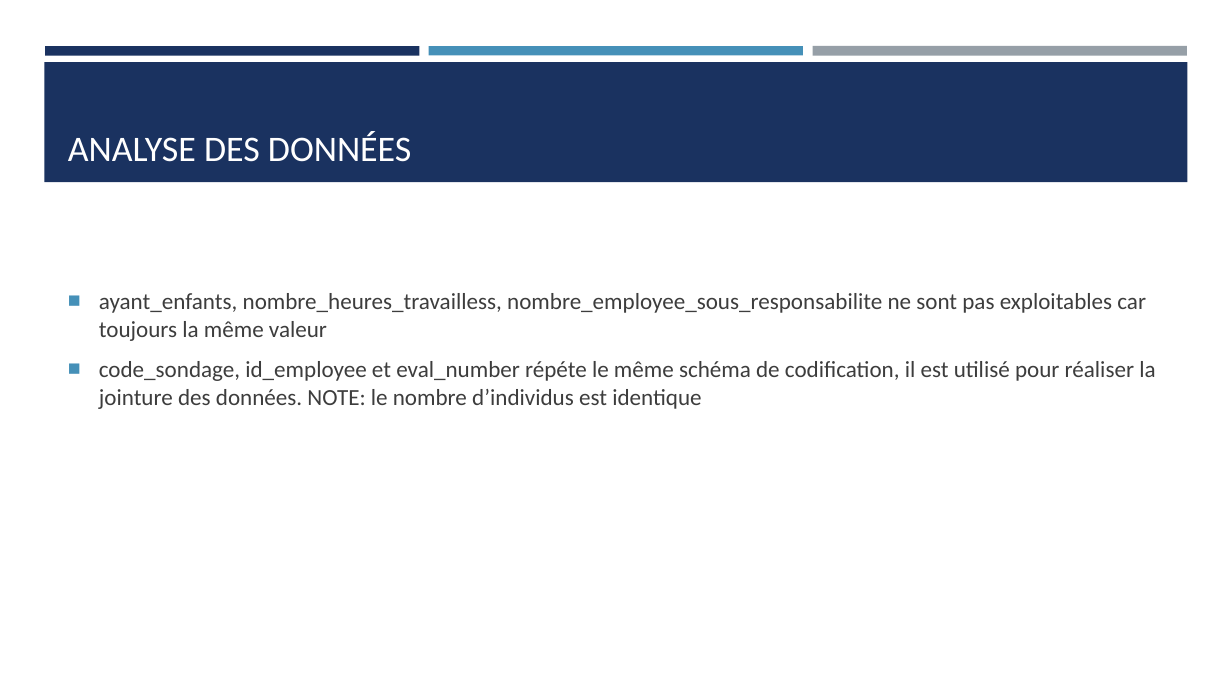
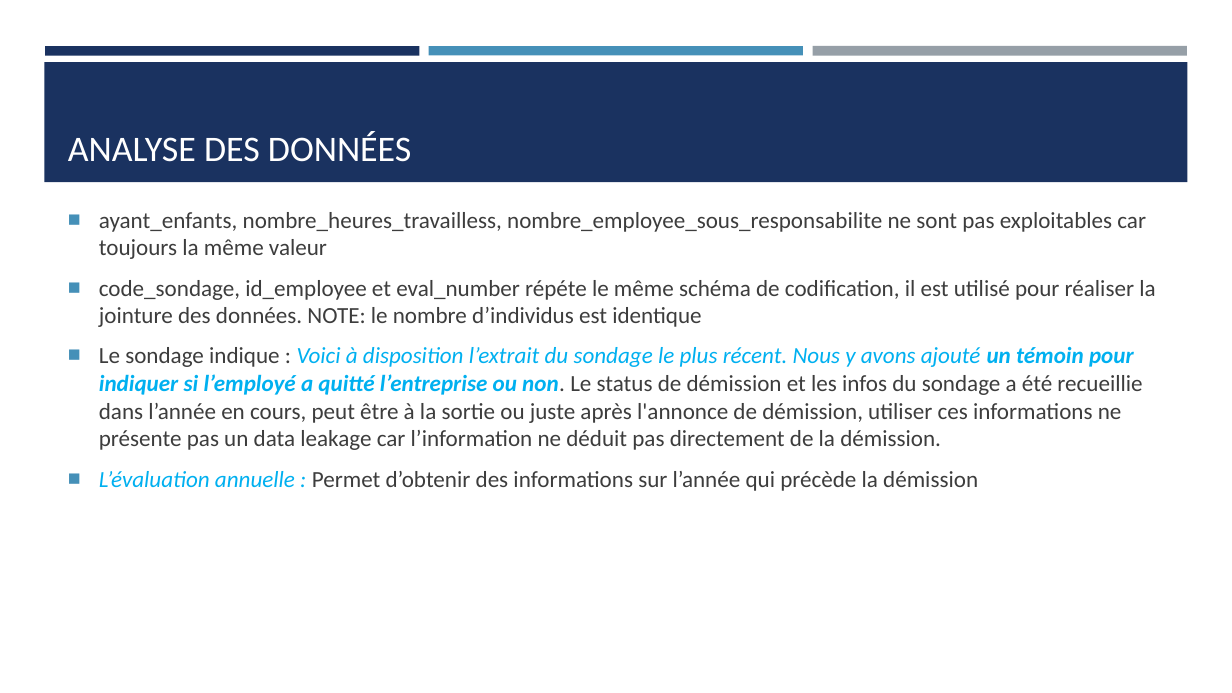
Before and after one commit to Ace4teaM/OCR-NovaTech, a slide deck: slide 3 of Presentation.pptx. Drawn at 1232x693 pixels with LibreOffice and Linux fonts; fonts in the diff are those of the drawing. Boxes give left, top, right and bottom in pixels: in the first picture for what was removed or moved away, otherwise in the second. Text is boxed around its words. In the diff, an @@ line names an element or a change of style, - is before the commit and + after.

Commit message:
Renforce l'exploration des données

```diff
--- a/Presentation.pptx
+++ b/Presentation.pptx
@@ text at (99, 347, 1142, 491): paragraphs added @@
+■ Le sondage indique : Voici à disposition l’extrait du sondage le plus récent. Nous y avons ajouté un témoin pour indiquer si l’employé a quitté l’entreprise ou non. Le status de démission et les infos du sondage a été recueillie dans l’année en cours, peut être à la sortie ou juste après l'annonce de démission, utiliser ces informations ne présente pas un data leakage car l’information ne déduit pas directement de la démission.
+■ L’évaluation annuelle : Permet d’obtenir des informations sur l’année qui précède la démission
```
Also in this commit, not shown: 1 other slide changed, 10 slides added, 1 slide removed, 4 other files.
